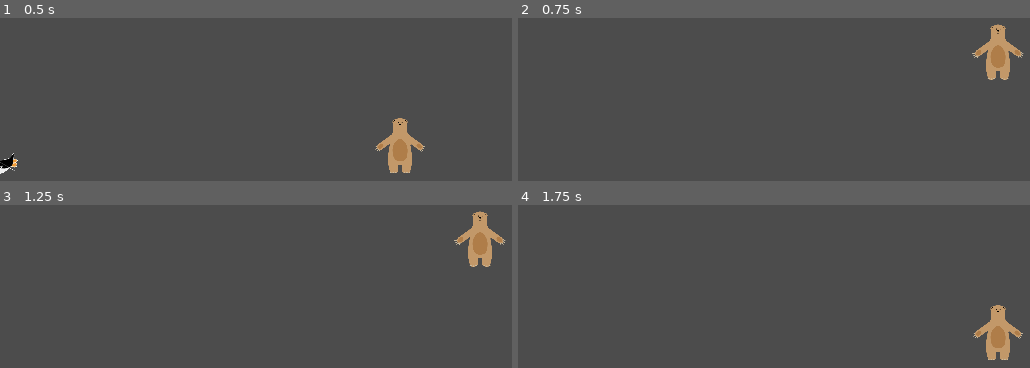
Above: before the commit, frames 1-4 (two rows, left to right).
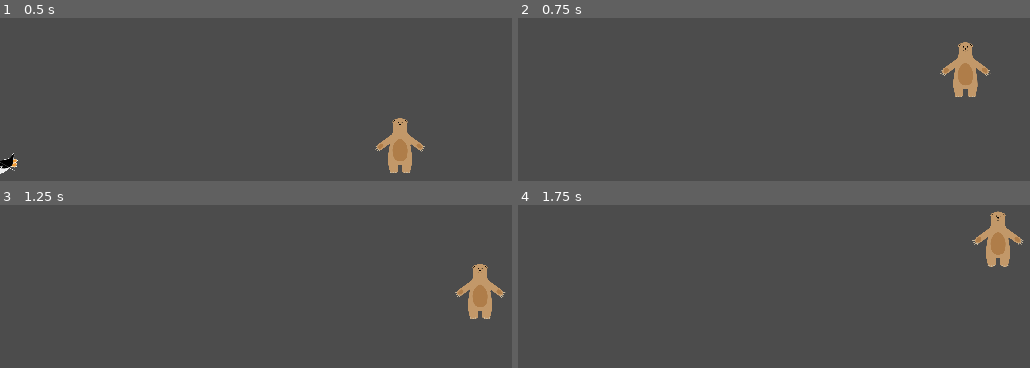
Above: after the commit, the same moments.

Repository: lendroit/ice-bear
Game: Godot game, scene res://World.tscn
Same seed, same stepped clock (60 frames per second), same inputs: the game is played once before the commit and once after it.
Inputs:
- Up to frame 1 (0.5 s): no input
- Up to frame 2 (0.75 s): hold Right (walk_right) from 0.53 s (still down); tap Space (jump) at 0.6 s
- Up to frame 3 (1.25 s): keep holding Right (walk_right); tap Space (jump) at 0.77, 1.07 s
- Up to frame 4 (1.75 s): keep holding Right (walk_right); tap Space (jump) at 1.35, 1.52 s

Frame 1 is identical in both runs. In frame 2, 3.0% of the frame differs, in the area x 82-99%, y 3-49%; in frame 3, 3.0%; in frame 4, 3.0%, in the area x 88-99%, y 3-96%.

Commit message:
update player parameters

Diff:
--- a/Player.gd
+++ b/Player.gd
@@ -1,7 +1,7 @@
 extends KinematicBody2D
 
-export (int) var speed = 1200
-export (int) var jump_speed = -1800
+export (int) var speed = 400
+export (int) var jump_speed = -1100
 export (int) var gravity = 4000
 
 var velocity = Vector2.ZERO
